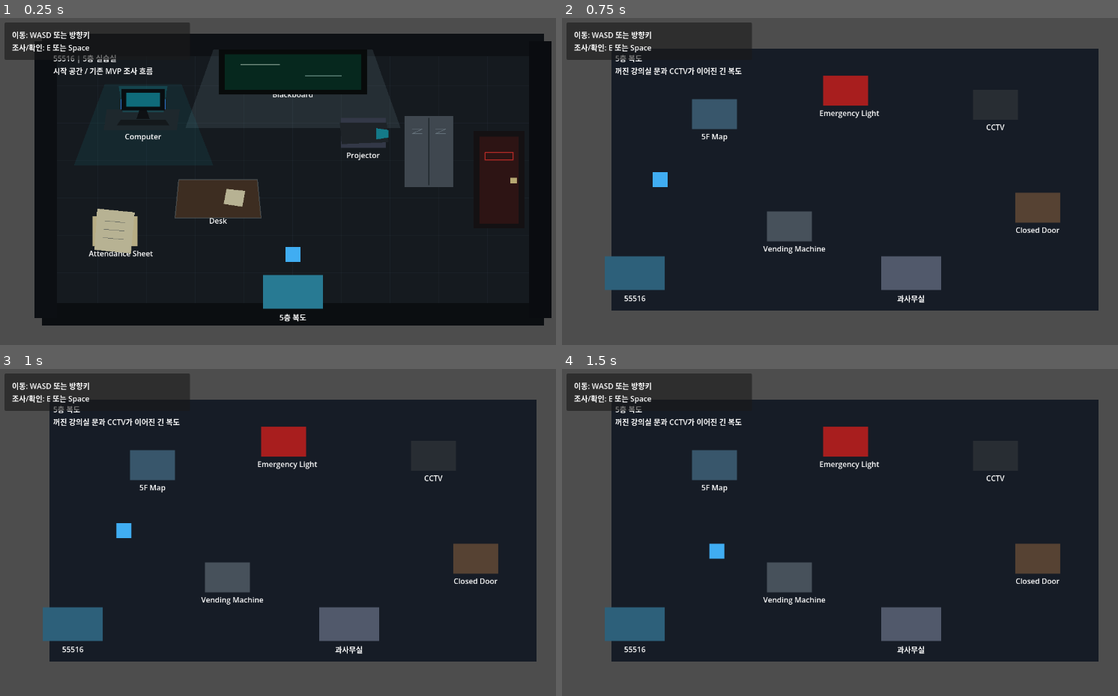
Above: before the commit, frames 1-4 (two rows, left to right).
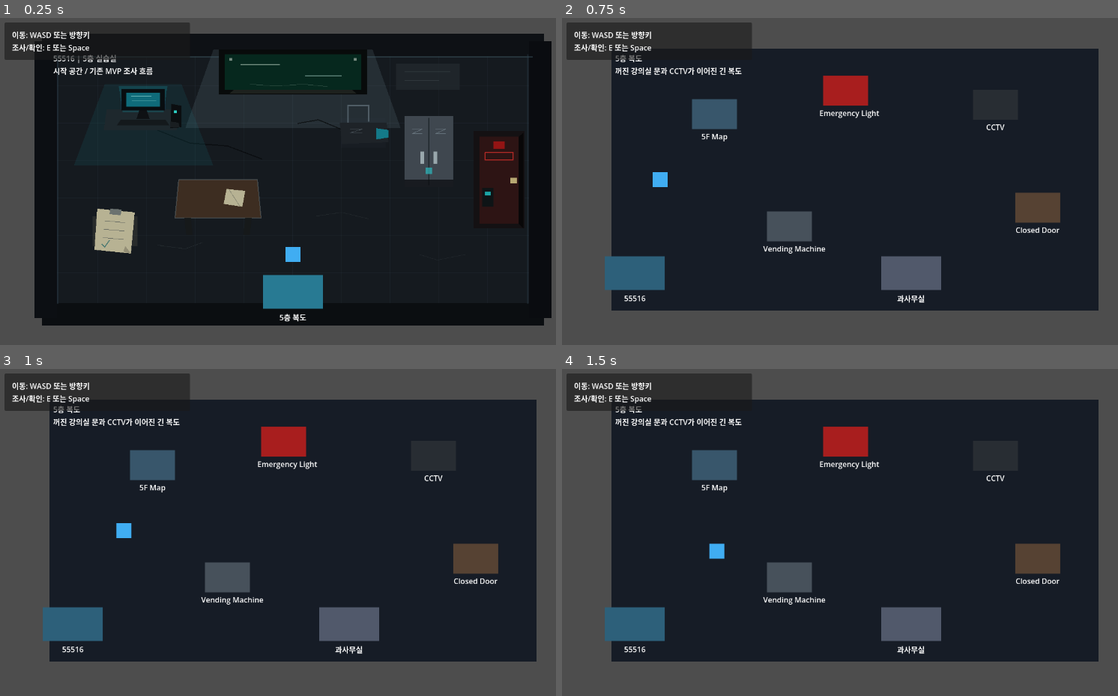
Above: after the commit, the same moments.

Repository: jeongiryang/3am-computer-science-mystery-room
Game: Godot game, scene res://scenes/main/Main.tscn
Two runs of this game, one before a commit and one after it. Both use one fixed random seed, a clock stepped at 60 frames per second and the inputs below.
Inputs:
- Up to frame 1 (0.25 s): no input
- Up to frame 2 (0.75 s): tap Enter at 0.5 s; hold D (move_right) from 0.53 s (still down); hold E (interact) from 0.53 s (still down)
- Up to frame 3 (1 s): keep holding D (move_right); keep holding E (interact)
- Up to frame 4 (1.5 s): release D (move_right) at 1.28 s; release E (interact) at 1.28 s; hold S (move_down) from 1.28 s (still down); tap E (interact) at 1.35 s

The runs differ from the first frame. In frame 1, 1.4% of the frame differs, in the area x 10-96%, y 11-88%; in frame 2, nothing differs; in frame 3, nothing differs; in frame 4, nothing differs.

Commit message:
[feat] Room55516 비주얼 패스 - 퀄리티 기준선 재정리

Diff:
--- a/scenes/rooms/Room55516.tscn
+++ b/scenes/rooms/Room55516.tscn
@@ -126,6 +126,55 @@
 [node name="ComputerLightSpill" type="Polygon2D" parent="WallVisuals"]
 color = Color(0.08, 0.5, 0.56, 0.14)
 polygon = PackedVector2Array(238, 156, 402, 156, 470, 330, 172, 330)
+
+[node name="BaseboardTop" type="Line2D" parent="WallVisuals"]
+points = PackedVector2Array(128, 98, 1152, 98)
+width = 3.0
+default_color = Color(0.22, 0.32, 0.36, 0.45)
+
+[node name="BaseboardLeft" type="Line2D" parent="WallVisuals"]
+points = PackedVector2Array(138, 92, 138, 626)
+width = 3.0
+default_color = Color(0.18, 0.25, 0.3, 0.42)
+
+[node name="BaseboardRight" type="Line2D" parent="WallVisuals"]
+points = PackedVector2Array(1142, 92, 1142, 626)
+width = 3.0
+default_color = Color(0.18, 0.25, 0.3, 0.42)
+
+[node name="FloorScuff01" type="Line2D" parent="FloorDetails"]
+points = PackedVector2Array(350, 500, 410, 508, 448, 494)
+width = 1.0
+default_color = Color(0.42, 0.47, 0.48, 0.18)
+
+[node name="FloorScuff02" type="Line2D" parent="FloorDetails"]
+points = PackedVector2Array(690, 438, 744, 430, 802, 444)
+width = 1.0
+default_color = Color(0.42, 0.47, 0.48, 0.16)
+
+[node name="FloorScuff03" type="Line2D" parent="FloorDetails"]
+points = PackedVector2Array(910, 520, 948, 532, 1008, 520)
+width = 1.0
+default_color = Color(0.42, 0.47, 0.48, 0.14)
+
+[node name="CableRun" type="Line2D" parent="FloorDetails"]
+points = PackedVector2Array(350, 254, 420, 282, 500, 288, 574, 316)
+width = 2.0
+default_color = Color(0.025, 0.035, 0.04, 0.72)
+
+[node name="BackWallNoticePlate" type="Polygon2D" parent="WallVisuals"]
+color = Color(0.13, 0.16, 0.18, 0.82)
+polygon = PackedVector2Array(860, 112, 996, 112, 996, 168, 860, 168)
+
+[node name="NoticeLine01" type="Line2D" parent="WallVisuals"]
+points = PackedVector2Array(878, 130, 976, 130)
+width = 1.0
+default_color = Color(0.55, 0.62, 0.62, 0.36)
+
+[node name="NoticeLine02" type="Line2D" parent="WallVisuals"]
+points = PackedVector2Array(878, 148, 952, 148)
+width = 1.0
+default_color = Color(0.55, 0.62, 0.62, 0.3)
 
 [node name="RoomLabel" type="Label" parent="."]
 offset_left = 128.0
@@ -174,6 +223,8 @@
 is_progress_clue = true
 state_key = "has_seen_55516_log"
 visual_color = Color(0.18, 0.43, 0.78, 1)
+visual_alpha = 0.12
+show_object_label = false
 
 [node name="ObjectShadow" type="Polygon2D" parent="Inspectables/Computer"]
 z_index = -1
@@ -203,6 +254,28 @@
 [node name="Keyboard" type="Polygon2D" parent="Inspectables/Computer"]
 color = Color(0.08, 0.1, 0.11, 1)
 polygon = PackedVector2Array(-48, 12, 48, 12, 56, 24, -56, 24)
+
+[node name="ComputerTower" type="Polygon2D" parent="Inspectables/Computer"]
+color = Color(0.045, 0.055, 0.065, 1)
+polygon = PackedVector2Array(60, -22, 82, -18, 82, 28, 58, 30)
+
+[node name="TowerLed" type="Polygon2D" parent="Inspectables/Computer"]
+color = Color(0.18, 0.82, 0.78, 1)
+polygon = PackedVector2Array(66, -8, 72, -8, 72, -2, 66, -2)
+
+[node name="ScreenLine01" type="Line2D" parent="Inspectables/Computer"]
+points = PackedVector2Array(-26, -38, 18, -38)
+width = 1.0
+default_color = Color(0.72, 0.96, 0.92, 0.54)
+
+[node name="ScreenLine02" type="Line2D" parent="Inspectables/Computer"]
+points = PackedVector2Array(-24, -28, 28, -28)
+width = 1.0
+default_color = Color(0.72, 0.96, 0.92, 0.34)
+
+[node name="Mouse" type="Polygon2D" parent="Inspectables/Computer"]
+color = Color(0.1, 0.12, 0.13, 1)
+polygon = PackedVector2Array(58, 16, 76, 18, 78, 28, 58, 28)
 
 [node name="Blackboard" parent="Inspectables" instance=ExtResource("1_inspectable_object")]
 position = Vector2(640, 130)
@@ -213,6 +286,8 @@
 is_progress_clue = true
 state_key = "has_seen_55516_blackboard_hint"
 visual_color = Color(0.08, 0.36, 0.22, 1)
+visual_alpha = 0.1
+show_object_label = false
 
 [node name="BoardFrame" type="Polygon2D" parent="Inspectables/Blackboard"]
 color = Color(0.035, 0.045, 0.045, 1)
@@ -231,6 +306,23 @@
 points = PackedVector2Array(26, 8, 104, 8)
 width = 2.0
 default_color = Color(0.7, 0.85, 0.82, 0.52)
+
+[node name="BoardTray" type="Polygon2D" parent="Inspectables/Blackboard"]
+color = Color(0.12, 0.13, 0.12, 1)
+polygon = PackedVector2Array(-126, 38, 126, 38, 136, 46, -136, 46)
+
+[node name="BoardCornerScrewLeft" type="Polygon2D" parent="Inspectables/Blackboard"]
+color = Color(0.58, 0.64, 0.6, 0.8)
+polygon = PackedVector2Array(-136, -30, -130, -30, -130, -24, -136, -24)
+
+[node name="BoardCornerScrewRight" type="Polygon2D" parent="Inspectables/Blackboard"]
+color = Color(0.58, 0.64, 0.6, 0.8)
+polygon = PackedVector2Array(130, -30, 136, -30, 136, -24, 130, -24)
+
+[node name="ChalkDust" type="Line2D" parent="Inspectables/Blackboard"]
+points = PackedVector2Array(-92, 26, -36, 30, 22, 26, 74, 31)
+width = 1.0
+default_color = Color(0.76, 0.84, 0.78, 0.22)
 
 [node name="Desk" parent="Inspectables" instance=ExtResource("1_inspectable_object")]
 position = Vector2(480, 400)
@@ -241,6 +333,8 @@
 is_progress_clue = true
 state_key = "has_seen_55516_desk_memo"
 visual_color = Color(0.48, 0.31, 0.18, 1)
+visual_alpha = 0.1
+show_object_label = false
 
 [node name="ObjectShadow" type="Polygon2D" parent="Inspectables/Desk"]
 z_index = -1
@@ -259,6 +353,24 @@
 [node name="MemoPaper" type="Polygon2D" parent="Inspectables/Desk"]
 color = Color(0.72, 0.7, 0.58, 1)
 polygon = PackedVector2Array(18, -20, 58, -16, 52, 18, 12, 12)
+
+[node name="DeskLegLeft" type="Polygon2D" parent="Inspectables/Desk"]
+color = Color(0.09, 0.1, 0.105, 1)
+polygon = PackedVector2Array(-72, 42, -58, 42, -54, 78, -68, 78)
+
+[node name="DeskLegRight" type="Polygon2D" parent="Inspectables/Desk"]
+color = Color(0.09, 0.1, 0.105, 1)
+polygon = PackedVector2Array(58, 42, 72, 42, 68, 78, 54, 78)
+
+[node name="ChairBack" type="Polygon2D" parent="Inspectables/Desk"]
+z_index = -1
+color = Color(0.08, 0.1, 0.12, 1)
+polygon = PackedVector2Array(-32, 48, 34, 48, 28, 82, -38, 82)
+
+[node name="MemoFoldLine" type="Line2D" parent="Inspectables/Desk"]
+points = PackedVector2Array(24, -18, 46, 16)
+width = 1.0
+default_color = Color(0.28, 0.3, 0.28, 0.5)
 
 [node name="Locker" parent="Inspectables" instance=ExtResource("1_inspectable_object")]
 position = Vector2(930, 300)
@@ -266,6 +378,8 @@
 object_name = "Locker"
 inspection_text = "사물함은 잠겨 있다. 비밀번호가 필요한 것 같다."
 visual_color = Color(0.42, 0.43, 0.48, 1)
+visual_alpha = 0.1
+show_object_label = false
 
 [node name="LockerShadow" type="Polygon2D" parent="Inspectables/Locker"]
 z_index = -1
@@ -290,6 +404,22 @@
 points = PackedVector2Array(14, -48, 36, -48, 14, -38, 36, -38)
 width = 1.0
 default_color = Color(0.5, 0.56, 0.6, 0.65)
+
+[node name="LockerHandleLeft" type="Polygon2D" parent="Inspectables/Locker"]
+color = Color(0.64, 0.7, 0.72, 0.9)
+polygon = PackedVector2Array(-18, 0, -10, 0, -10, 26, -18, 26)
+
+[node name="LockerHandleRight" type="Polygon2D" parent="Inspectables/Locker"]
+color = Color(0.64, 0.7, 0.72, 0.9)
+polygon = PackedVector2Array(10, 0, 18, 0, 18, 26, 10, 26)
+
+[node name="LockerLockGlow" type="Polygon2D" parent="Inspectables/Locker"]
+color = Color(0.18, 0.72, 0.74, 0.72)
+polygon = PackedVector2Array(-7, 34, 7, 34, 7, 48, -7, 48)
+
+[node name="LockerBottomShadow" type="Polygon2D" parent="Inspectables/Locker"]
+color = Color(0.04, 0.05, 0.06, 0.74)
+polygon = PackedVector2Array(-52, 60, 52, 60, 52, 76, -52, 76)
 
 [node name="ExitDoor" parent="Inspectables" instance=ExtResource("1_inspectable_object")]
 position = Vector2(1080, 360)
@@ -297,6 +427,8 @@
 object_name = "ExitDoor"
 inspection_text = "출입문은 굳게 잠겨 있다. 이 방을 나가려면 단서가 더 필요하다."
 visual_color = Color(0.58, 0.18, 0.18, 1)
+visual_alpha = 0.14
+show_object_label = false
 
 [node name="DoorFrame" type="Polygon2D" parent="Inspectables/ExitDoor"]
 color = Color(0.08, 0.07, 0.075, 1)
@@ -314,6 +446,22 @@
 [node name="DoorHandle" type="Polygon2D" parent="Inspectables/ExitDoor"]
 color = Color(0.72, 0.66, 0.45, 1)
 polygon = PackedVector2Array(24, -4, 38, -4, 38, 8, 24, 8)
+
+[node name="DoorSideShadow" type="Polygon2D" parent="Inspectables/ExitDoor"]
+color = Color(0.03, 0.025, 0.028, 0.9)
+polygon = PackedVector2Array(42, -92, 52, -100, 52, 104, 42, 94)
+
+[node name="DoorKeypad" type="Polygon2D" parent="Inspectables/ExitDoor"]
+color = Color(0.055, 0.08, 0.09, 1)
+polygon = PackedVector2Array(-36, 18, -12, 18, -12, 58, -36, 58)
+
+[node name="KeypadLight" type="Polygon2D" parent="Inspectables/ExitDoor"]
+color = Color(0.12, 0.74, 0.74, 0.86)
+polygon = PackedVector2Array(-30, 26, -18, 26, -18, 34, -30, 34)
+
+[node name="EmergencyIndicator" type="Polygon2D" parent="Inspectables/ExitDoor"]
+color = Color(0.74, 0.08, 0.08, 0.72)
+polygon = PackedVector2Array(-12, -82, 12, -82, 12, -66, -12, -66)
 
 [node name="Projector" parent="Inspectables" instance=ExtResource("1_inspectable_object")]
 position = Vector2(790, 260)
@@ -324,6 +472,8 @@
 is_progress_clue = true
 state_key = "has_seen_55516_projector_signal"
 visual_color = Color(0.2, 0.22, 0.28, 1)
+visual_alpha = 0.1
+show_object_label = false
 
 [node name="ProjectorBody" type="Polygon2D" parent="Inspectables/Projector"]
 color = Color(0.12, 0.14, 0.16, 1)
@@ -337,6 +487,21 @@
 z_index = -1
 color = Color(0.2, 0.76, 0.8, 0.08)
 polygon = PackedVector2Array(50, -8, 164, -56, 172, 72, 50, 10)
+
+[node name="ProjectorMount" type="Line2D" parent="Inspectables/Projector"]
+points = PackedVector2Array(-32, -22, -32, -58, 12, -58, 12, -24)
+width = 3.0
+default_color = Color(0.36, 0.42, 0.46, 0.76)
+
+[node name="ProjectorCable" type="Line2D" parent="Inspectables/Projector"]
+points = PackedVector2Array(-48, -8, -96, -28, -140, -20)
+width = 2.0
+default_color = Color(0.04, 0.05, 0.055, 0.8)
+
+[node name="ProjectorVent" type="Line2D" parent="Inspectables/Projector"]
+points = PackedVector2Array(-28, -8, -2, -8, -28, 0, -2, 0)
+width = 1.0
+default_color = Color(0.5, 0.56, 0.6, 0.42)
 
 [node name="AttendanceSheet" parent="Inspectables" instance=ExtResource("1_inspectable_object")]
 position = Vector2(260, 470)
@@ -347,6 +512,8 @@
 is_progress_clue = true
 state_key = "has_seen_55516_attendance_sheet"
 visual_color = Color(0.72, 0.68, 0.52, 1)
+visual_alpha = 0.12
+show_object_label = false
 
 [node name="PaperShadow" type="Polygon2D" parent="Inspectables/AttendanceSheet"]
 z_index = -1
@@ -371,6 +538,19 @@
 points = PackedVector2Array(-26, 14, 18, 18)
 width = 1.0
 default_color = Color(0.2, 0.24, 0.26, 0.62)
+
+[node name="Clip" type="Polygon2D" parent="Inspectables/AttendanceSheet"]
+color = Color(0.42, 0.45, 0.44, 1)
+polygon = PackedVector2Array(-10, -48, 14, -46, 12, -34, -12, -36)
+
+[node name="CheckMark01" type="Line2D" parent="Inspectables/AttendanceSheet"]
+points = PackedVector2Array(-28, 28, -22, 34, -12, 20)
+width = 2.0
+default_color = Color(0.08, 0.36, 0.38, 0.7)
+
+[node name="PaperCornerFold" type="Polygon2D" parent="Inspectables/AttendanceSheet"]
+color = Color(0.58, 0.56, 0.46, 1)
+polygon = PackedVector2Array(22, 32, 34, 48, 18, 44)
 
 [node name="Transitions" type="Node2D" parent="."]
 
--- a/scripts/objects/InteractableObject.gd
+++ b/scripts/objects/InteractableObject.gd
@@ -7,14 +7,17 @@
 @export var is_progress_clue: bool = false
 @export var state_key: String = ""
 @export var visual_color: Color = Color(0.8, 0.8, 0.8, 1.0)
+@export_range(0.0, 1.0, 0.05) var visual_alpha: float = 1.0
+@export var show_object_label: bool = true
 
 @onready var visual: Polygon2D = $Visual
 @onready var object_label: Label = $ObjectLabel
 
 func _ready() -> void:
 	add_to_group("inspectable")
-	visual.color = visual_color
+	visual.color = Color(visual_color.r, visual_color.g, visual_color.b, visual_alpha)
 	object_label.text = object_name
+	object_label.visible = show_object_label
 
 func inspect() -> String:
 	if object_id == "exit_door" and _is_exit_door_unlocked():
Not shown, added: scripts/ui/UiStyle.gd.uid
Not shown, added: docs/ai-simulation-logs/0029-room55516-visual-quality-pass.md
